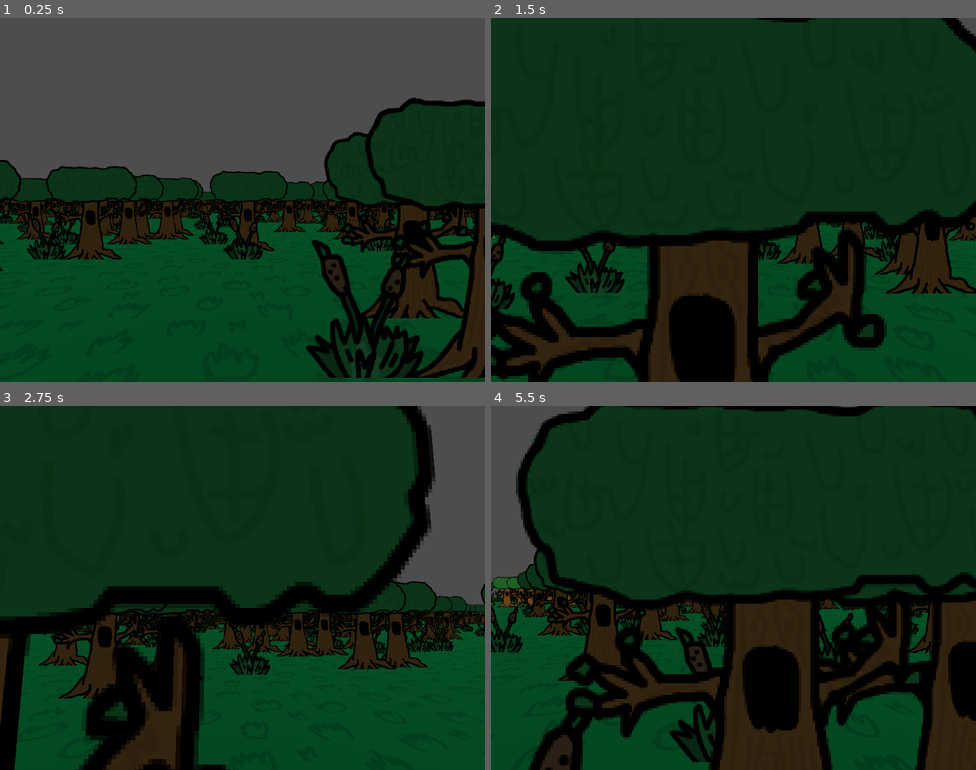
Above: before the commit, frames 1-4 (two rows, left to right).
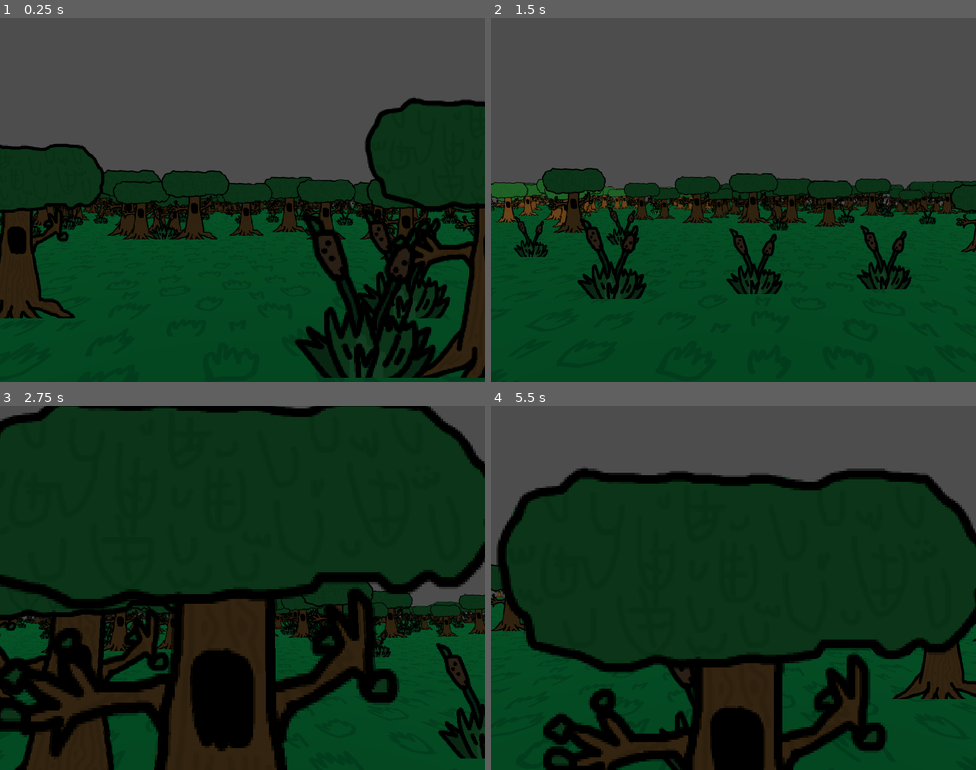
Above: after the commit, the same moments.

Repository: goobdevTM/game-scary
Game: Godot game, scene res://scenes/game.tscn
Two runs of this game, one before a commit and one after it. Both use one fixed random seed, a clock stepped at 60 frames per second and the inputs below.
Inputs (mouse positions are in pixels of both pictures, inside the frame that each line leads up to):
- Up to frame 1 (0.25 s): no input
- Up to frame 2 (1.5 s): tap Enter at 0.5 s; move the mouse to (757, 200) at 0.52 s; hold W (forward) from 0.53 s (still down); tap Ctrl (flashlight) at 0.6, 1.35 s; tap Space (jump) at 0.77 s; move the mouse to (709, 200) at 1.27 s
- Up to frame 3 (2.75 s): keep holding W (forward); tap Space (jump) at 1.52 s; move the mouse to (252, 580) at 2.02 s; tap Ctrl (flashlight) at 2.1 s
- Up to frame 4 (5.5 s): keep holding W (forward); move the mouse to (728, 595) at 2.77 s; tap Ctrl (flashlight) every 0.75 s from 2.85 to 5.1 s; tap Space (jump) at 3.02, 3.77, 4.52 s; move the mouse to (767, 591) at 3.52 s; move the mouse to (694, 584) at 4.27 s; move the mouse to (738, 588) at 5.02 s

The runs differ from the first frame. In frame 1, 18% of the frame differs, in the area x 0-98%, y 24-99%; in frame 2, 79%, in the area x 0-100%, y 0-100%; in frame 3, 38%; in frame 4, 57%.
Error in both runs: Invalid assignment of property or key 'fog_density' with value of type 'float' on a base object of type 'null instance'. (res://assets/scripts/player.gd:57)

Commit message:
noise tree chunk

Diff:
--- a/assets/scripts/chunk.gd
+++ b/assets/scripts/chunk.gd
@@ -70,15 +70,23 @@
 	flash(Global.flashlight)
 
 func spawn_random_object(pos : Vector2i) -> void:
-	if randi_range(0,1) == 0:
-		var rand : int = randi_range(0,1)
-		var object : Node3D = null
+	var rand : int = randi_range(0,1)
+	var object : Node3D = null
+	if randi_range(0,2) == 0:
+		rand = randi_range(0,1)
 		match rand:
 			0:
 				object = PLANT.instantiate()
 			1:
 				object = TREE.instantiate()
+	else:
+		if get_parent().tree_noise.noise.get_noise_2d(pos.x + position.x, pos.y + position.z) > 0.5:
+			object = TREE.instantiate()
 
+
+
+	if object:
+		object.scale *= randf_range(0.8,1.2)
 		objects.add_child(object)
 		object.position = Vector3(pos.x, 0, pos.y)
 
--- a/assets/scripts/world.gd
+++ b/assets/scripts/world.gd
@@ -1,7 +1,7 @@
 extends Node3D
 
 
-@export var noise : NoiseTexture2D
+@export var tree_noise : NoiseTexture2D
 
 @onready var first_chunk: Node3D = $Chunk
 
@@ -9,7 +9,9 @@
 
 # Called when the node enters the scene tree for the first time.
 func _ready() -> void:
+	#noise.noise.seed = randi()
 	Global.chunks[Vector2i(0,0)] = first_chunk
+	await get_tree().create_timer(0.1).timeout
 	generate_chunks(Vector2i(0,0))
 
 func generate_chunks(pos : Vector2i) -> void:
--- a/scenes/game.tscn
+++ b/scenes/game.tscn
@@ -6,6 +6,14 @@
 [ext_resource type="Script" uid="uid://dt3mdi5ddmptd" path="res://assets/scripts/gui.gd" id="2_yqjtg"]
 
 [sub_resource type="FastNoiseLite" id="FastNoiseLite_lbhrr"]
+fractal_octaves = 3
+fractal_gain = 0.695
+fractal_weighted_strength = 0.18
+
+[sub_resource type="NoiseTexture2D" id="NoiseTexture2D_iywne"]
+noise = SubResource("FastNoiseLite_lbhrr")
+seamless = true
+seamless_blend_skirt = 0.25
 
 [sub_resource type="WorldBoundaryShape3D" id="WorldBoundaryShape3D_lnu2h"]
 
@@ -60,7 +68,7 @@
 
 [node name="World" type="Node3D" parent="."]
 script = ExtResource("1_lbhrr")
-noise = SubResource("FastNoiseLite_lbhrr")
+tree_noise = SubResource("NoiseTexture2D_iywne")
 
 [node name="Chunk" parent="World" instance=ExtResource("2_lbhrr")]
 
Not shown: 1 places in scenes/game.tscn that only renumber resources
